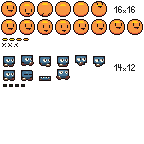
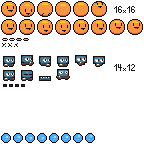
Before/after of a (144, 144) layered artwork. What changed in the layer stack:
added layer "Ellipse 1" above "Enemy kill" over [1, 133, 95, 143]
